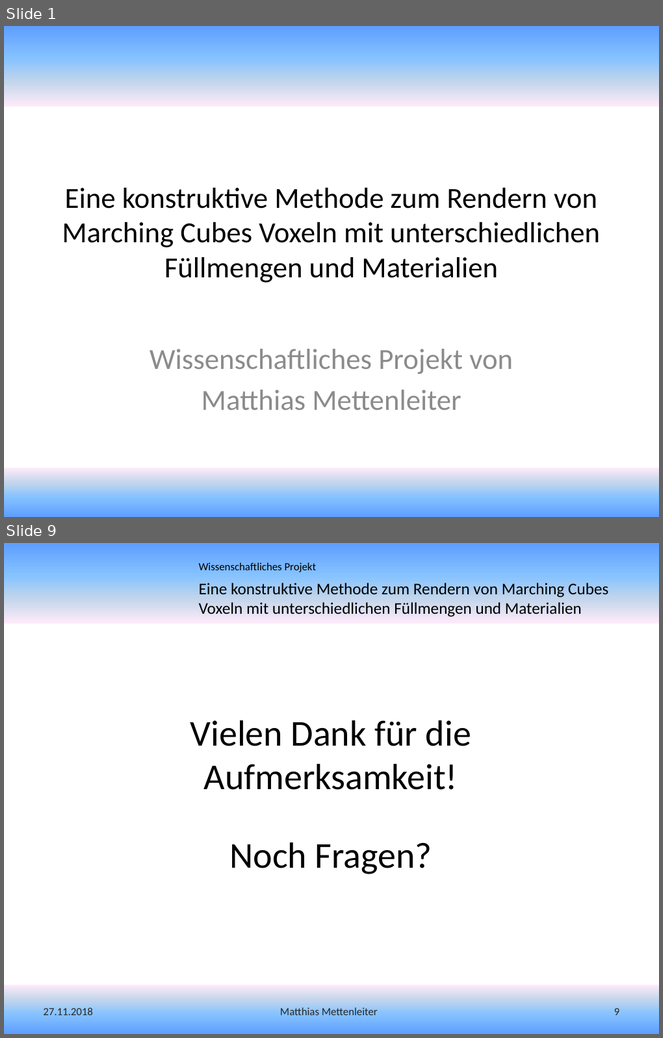
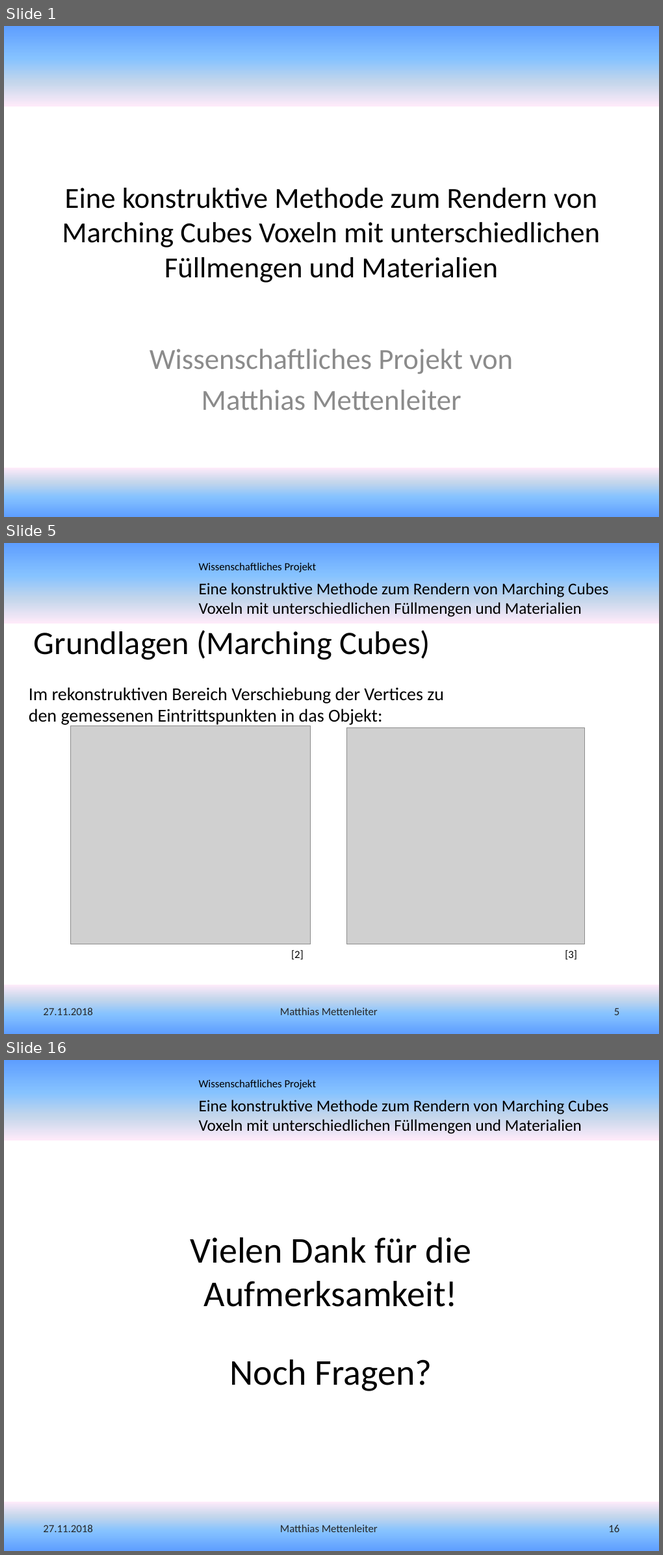
Before and after one commit to MMDaemon/MC_Paper, a slide deck: Vortrag - Eine konstruktive Methode zum Rendern von Marching Cubes Voxeln mit unterschiedlichen Füllmengen und Materialien.pptx. Shown one above the other, each under a label of ours: slides 1 and 9 before the commit, slides 1, 5 and 16 after it; the slides between them are not shown. The pictures are 663x1038 and 663x1555 pixels, drawn with LibreOffice and Linux fonts; fonts in the diff are those of the drawing; grey boxes stand for pictures; background and template pictures are left out. Boxes give left, top, right and bottom in pixels: in the first picture for what was removed or moved away, otherwise in the second. Text is boxed around its words. In the diff, an @@ line names an element or a change of style, - is before the commit and + after.

```diff
--- a/Vortrag - Eine konstruktive Methode zum Rendern von Marching Cubes Voxeln mit unterschiedlichen Füllmengen und Materialien.pptx
+++ b/Vortrag - Eine konstruktive Methode zum Rendern von Marching Cubes Voxeln mit unterschiedlichen Füllmengen und Materialien.pptx
@@ slide 5 added at <box>4,543,659,1034</box>, background #FFFFFF; not listed: 3 template elements that a slide beside it also shows @@
@@ title added at <box>34,630,430,660</box>, 36 pt, text #000000 @@
+Grundlagen (Marching Cubes)
@@ text added at <box>29,687,444,726</box>, 20 pt, text #000000 @@
+Im rekonstruktiven Bereich Verschiebung der Vertices zu den gemessenen Eintrittspunkten in das Objekt:
@@ picture added at <box>71,726,311,945</box> @@
@@ picture added at <box>347,728,584,945</box> @@
@@ text added at <box>291,951,304,960</box>, 12 pt, text #000000 @@
+[2]
@@ text added at <box>565,951,577,960</box>, 12 pt, text #000000 @@
+[3]
@@ text added at <box>43,1008,92,1016</box>, 12 pt, text #262626 @@
+27.11.2018
@@ text added at <box>280,1008,378,1016</box>, 12 pt, text #262626 @@
+Matthias Mettenleiter
@@ page number added at <box>614,1008,620,1016</box>, 12 pt, text #262626 @@
+5
@@ what was slide 9 is now slide 16 @@
@@ page number at <box>608,1525,620,1533</box>: text changed @@
-9
+16
```
Also in this commit, not shown: 7 slides changed, 7 other slides added, 1 slide removed, 10 other files.
